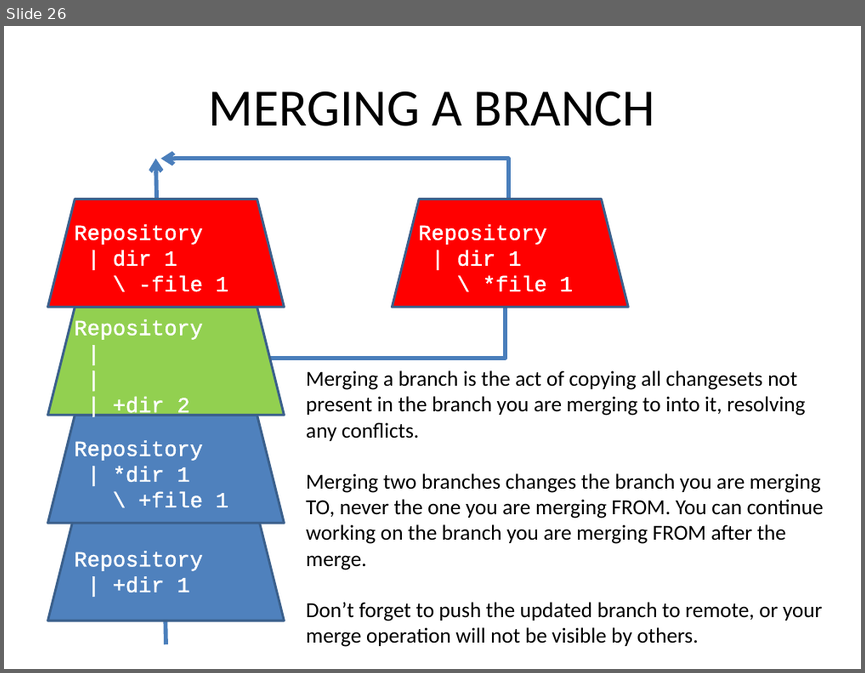
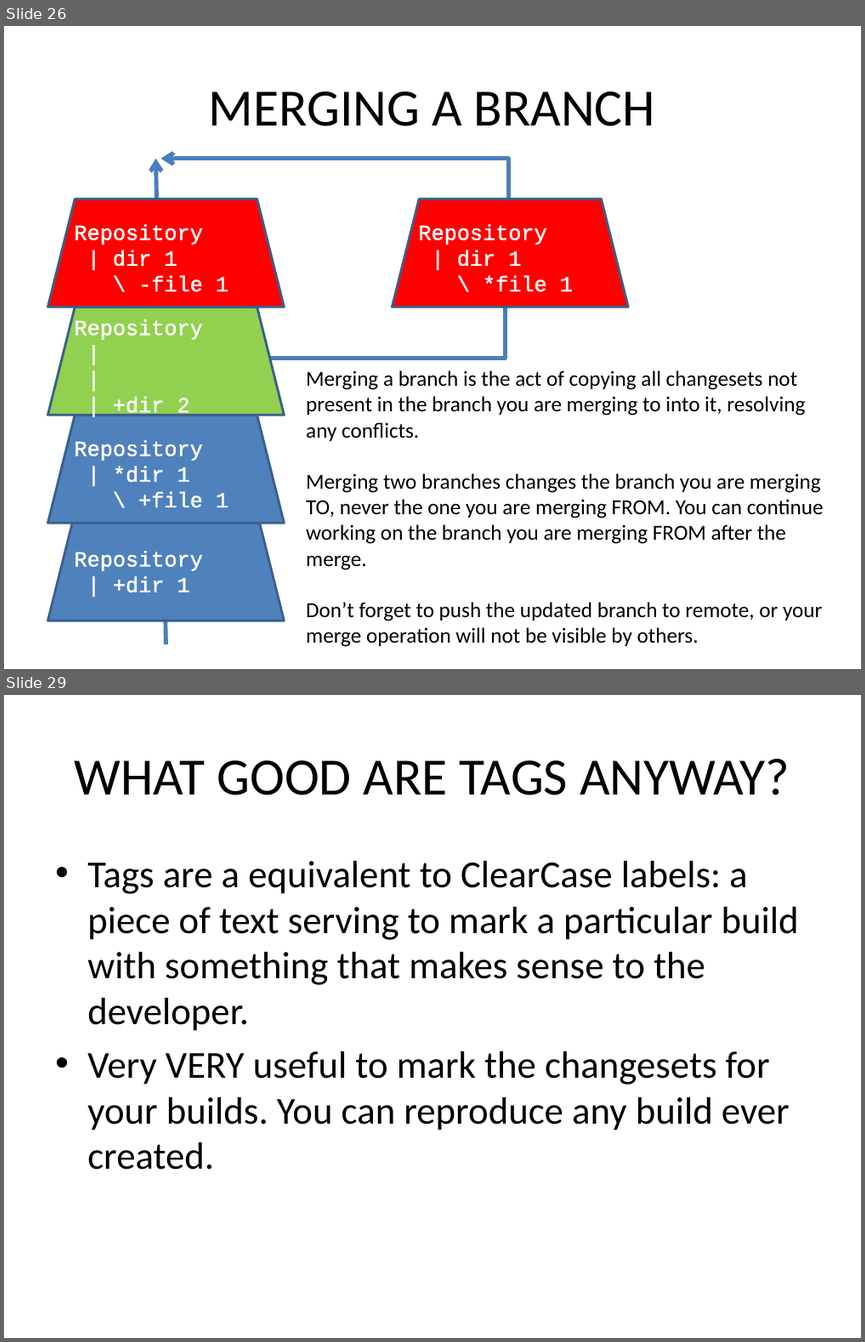
Before and after one commit to kangelov/gitdemo, a slide deck: powerpoint/An Introduction to GIT.pptx. Shown one above the other, each under a label of ours: slide 26 before the commit, slides 26 and 29 after it; the slides between them are not shown. The pictures are 865x673 and 865x1342 pixels, drawn with LibreOffice and Linux fonts; fonts in the diff are those of the drawing. Boxes give left, top, right and bottom in pixels: in the first picture for what was removed or moved away, otherwise in the second. Text is boxed around its words. In the diff, an @@ line names an element or a change of style, - is before the commit and + after.

```diff
--- a/powerpoint/An Introduction to GIT.pptx
+++ b/powerpoint/An Introduction to GIT.pptx
@@ slide 29 added at box(4, 695, 861, 1338), background #FFFFFF @@
@@ title added at box(75, 759, 789, 795), 44 pt, text #000000 @@
+WHAT GOOD ARE TAGS ANYWAY?
@@ text added at box(87, 861, 799, 1169), 32 pt, text #000000 @@
+• Tags are a equivalent to ClearCase labels: a piece of text serving to mark a particular build with something that makes sense to the developer.
+• Very VERY useful to mark the changesets for your builds. You can reproduce any build ever created.
```
Also in this commit, not shown: 15 slides changed, 1 other slide added.
